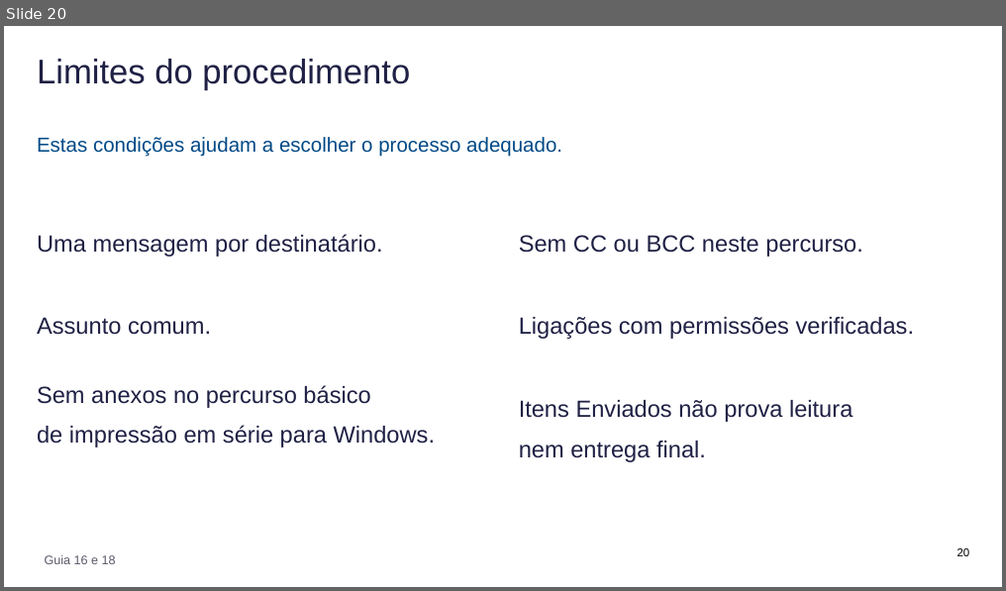
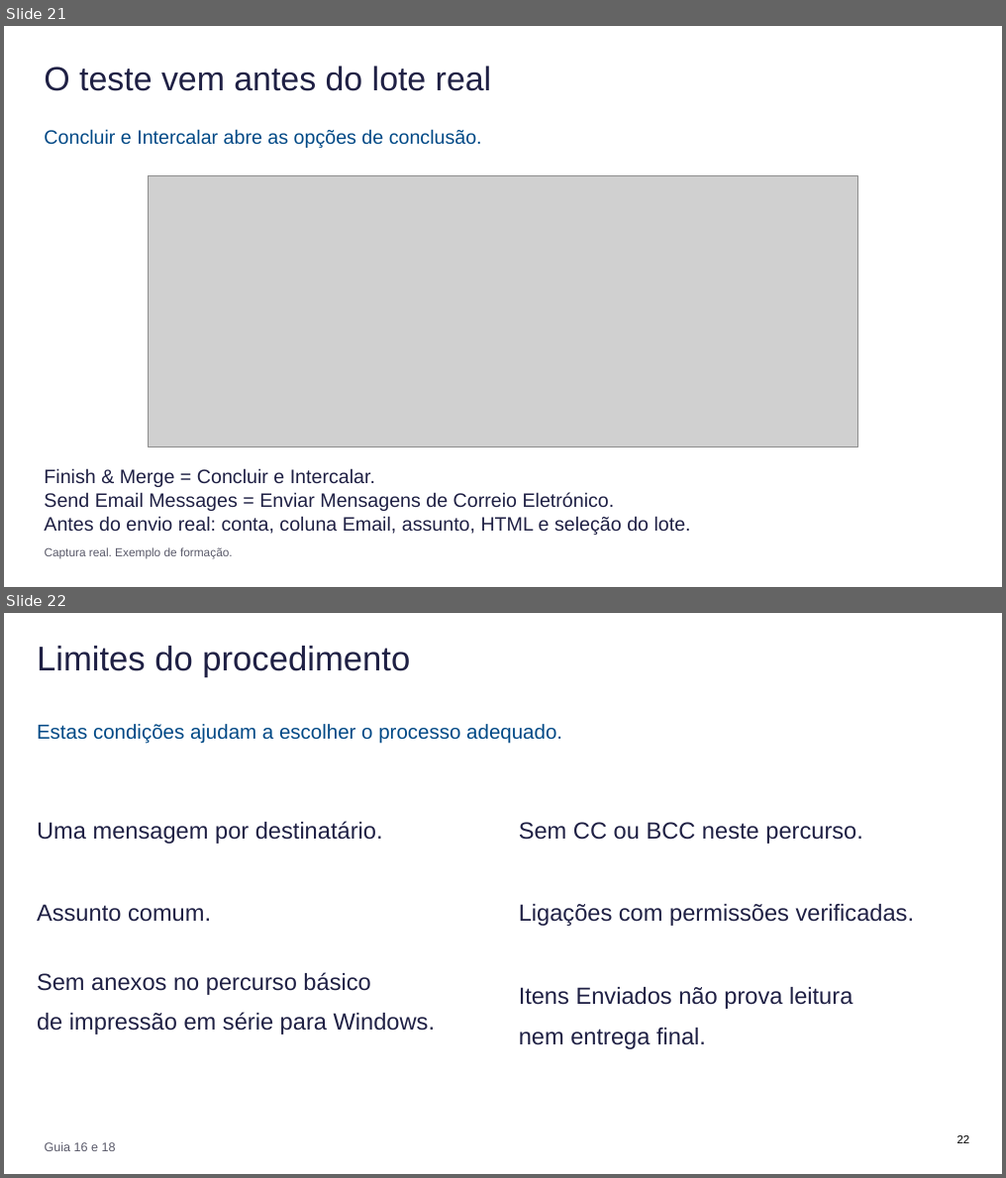
Before and after one commit to mpspmf/AIP-Tuturials, a slide deck: ASTRA/AIP_Apresentacao.pptx. Shown one above the other, each under a label of ours: slide 20 before the commit, slides 21 and 22 after it. The pictures are 1006x591 and 1006x1178 pixels, drawn with LibreOffice and Linux fonts; fonts in the diff are those of the drawing; grey boxes stand for pictures. Boxes give left, top, right and bottom in pixels: in the first picture for what was removed or moved away, otherwise in the second. Text is boxed around its words. In the diff, an @@ line names an element or a change of style, - is before the commit and + after.

```diff
--- a/ASTRA/AIP_Apresentacao.pptx
+++ b/ASTRA/AIP_Apresentacao.pptx
@@ slide 21 added at [4,26,1002,587], background #FFFFFF @@
@@ text added at [44,66,492,91], 32.2 pt, text #1F2044 @@
+O teste vem antes do lote real
@@ text added at [44,129,482,148], 18.8 pt, text #004986 @@
+Concluir e Intercalar abre as opções de conclusão.
@@ picture added at [149,175,858,447] @@
@@ text added at [44,469,691,535], 18.8 pt, text #1F2044 @@
+Finish & Merge = Concluir e Intercalar.
+Send Email Messages = Enviar Mensagens de Correio Eletrónico.
+Antes do envio real: conta, coluna Email, assunto, HTML e seleção do lote.
@@ text added at [45,548,233,560], 11.2 pt, text #5A5A6A @@
+Captura real. Exemplo de formação.
@@ what was slide 20 is now slide 22 @@
@@ page number at [957,1136,970,1144]: text changed @@
-20
+22
```
Also in this commit, not shown: 1 slide changed, 12 other slides added, 8 slides removed, 6 other files.
